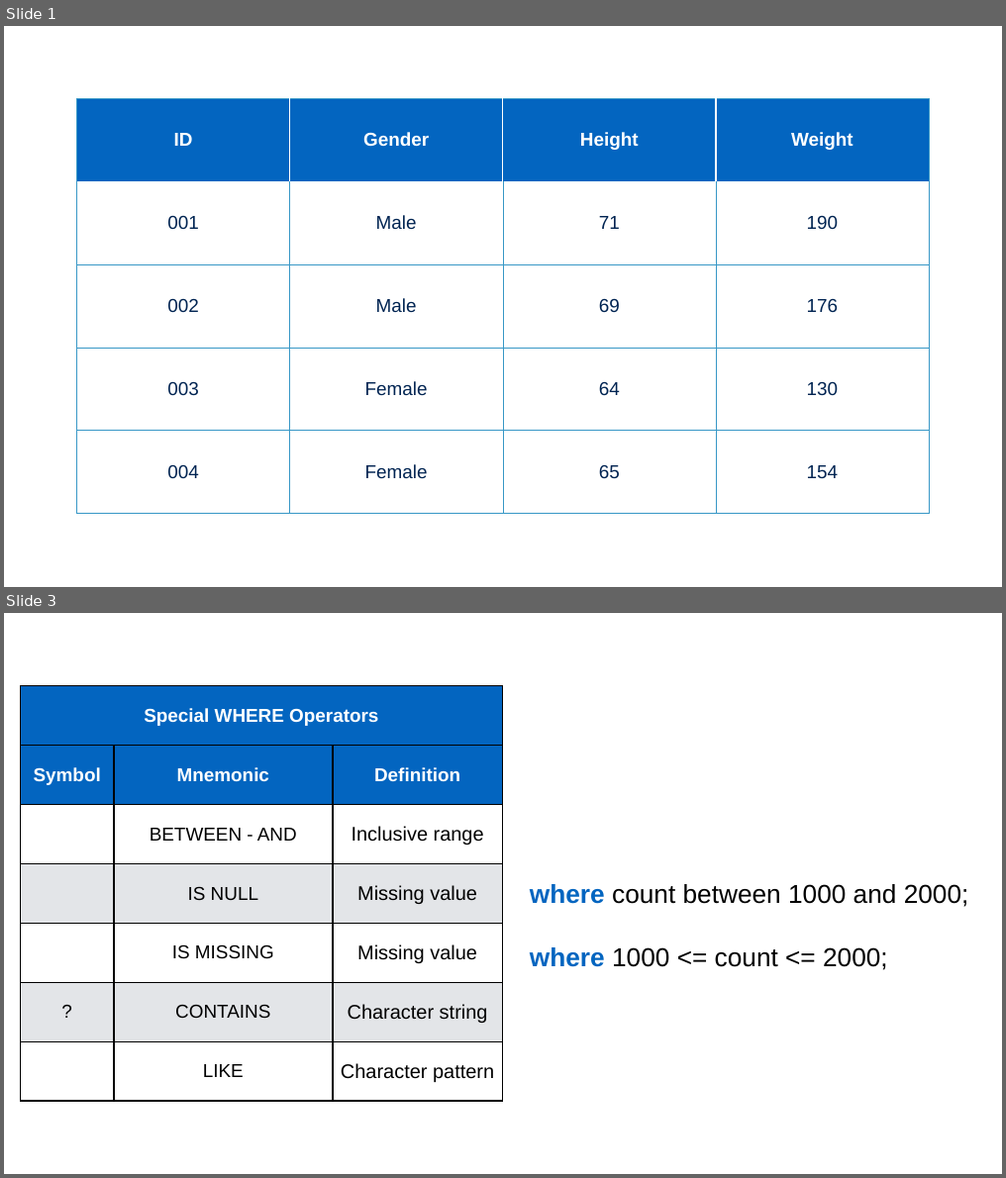
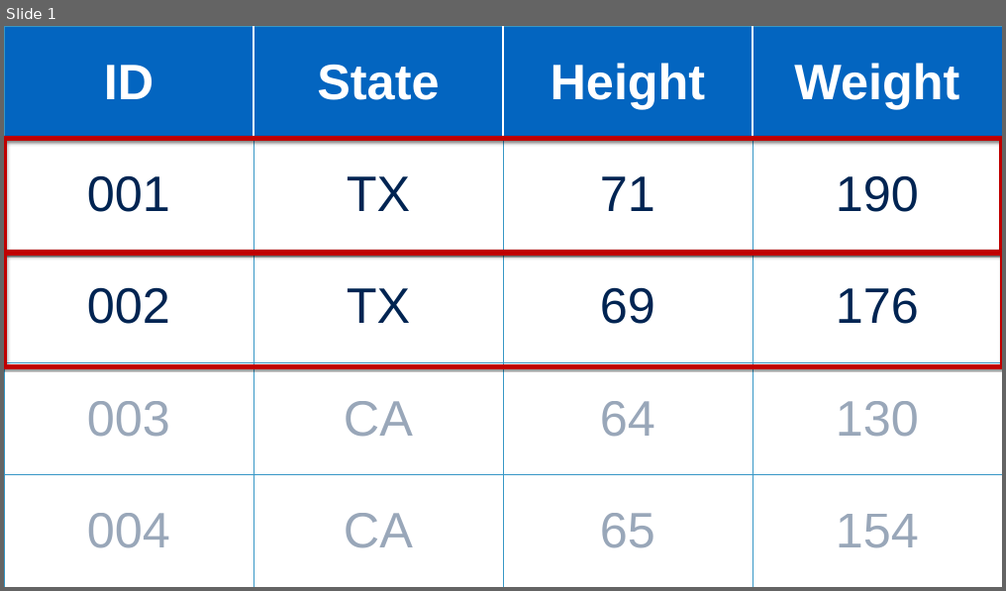
Before and after one commit to brad-cannell/r4epi, a slide deck: img/05_part_data_management/subsetting.pptx. Shown one above the other, each under a label of ours: slides 1 and 3 before the commit, slide 1 after it; the slides between them are not shown. The pictures are 1006x1178 and 1006x591 pixels, drawn with LibreOffice and Linux fonts; fonts in the diff are those of the drawing. Boxes give left, top, right and bottom in pixels: in the first picture for what was removed or moved away, otherwise in the second. Text is boxed around its words. In the diff, an @@ line names an element or a change of style, - is before the commit and + after.

Commit message:
Working on data management part
- First draft of introduction to data management
- Fist draft of creating and modifying columns
-First draft of subsetting data frames

```diff
--- a/img/05_part_data_management/subsetting.pptx
+++ b/img/05_part_data_management/subsetting.pptx
@@ slide 3 removed at bbox=[4, 613, 1002, 1174], background #FFFFFF @@
@@ table removed at bbox=[21, 686, 502, 1101], 7 rows, 3 columns @@
-Special WHERE Operators |  | 
-Symbol | Mnemonic | Definition
- | BETWEEN - AND | Inclusive range
- | IS NULL | Missing value
- | IS MISSING | Missing value
-? | CONTAINS | Character string
- | LIKE | Character pattern
@@ text removed at bbox=[530, 884, 969, 970] @@
-where count between 1000 and 2000;
-where 1000 <= count <= 2000;
@@ slide 1 changed as well @@
@@ table at bbox=[4, 26, 1002, 587] @@
-row 1, column 2: Gender
+row 1, column 2: State
-row 2, column 2: Male
+row 2, column 2: TX
-row 3, column 2: Male
+row 3, column 2: TX
-row 4, column 2: Female
+row 4, column 2: CA
-row 5, column 2: Female
+row 5, column 2: CA
@@ size 36 to 96 pt in "ID", "Height", "Weight", "001" and 11 more places @@
@@ text colour #002452 to #002452 at 40% opacity in "003", "64", "130", "004" and 2 more places @@
@@ table: place and size @@
-table at bbox=[76, 98, 929, 513]
+table at bbox=[4, 26, 1002, 587]
@@ rectangle added at bbox=[4, 138, 1002, 253], outline #C00000 10 pt @@
@@ rectangle added at bbox=[4, 253, 1002, 367], outline #C00000 10 pt @@
```
Also in this commit, not shown: 1 slide added, 16 other slides removed, 47 other files.
